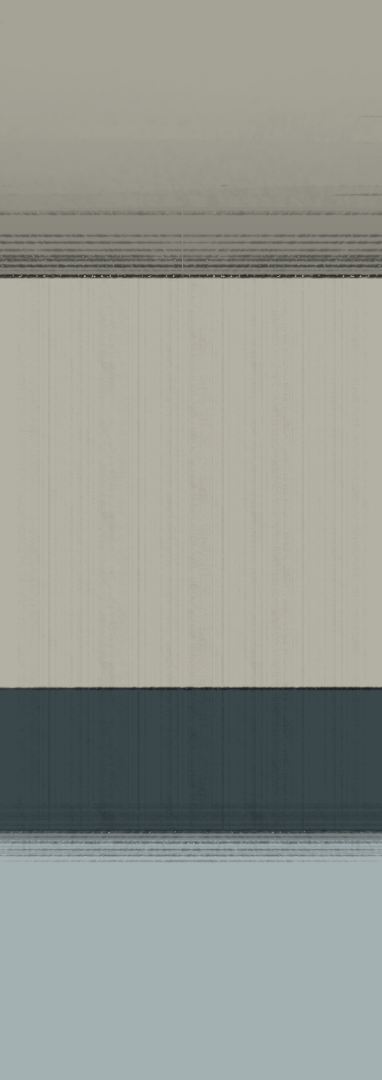
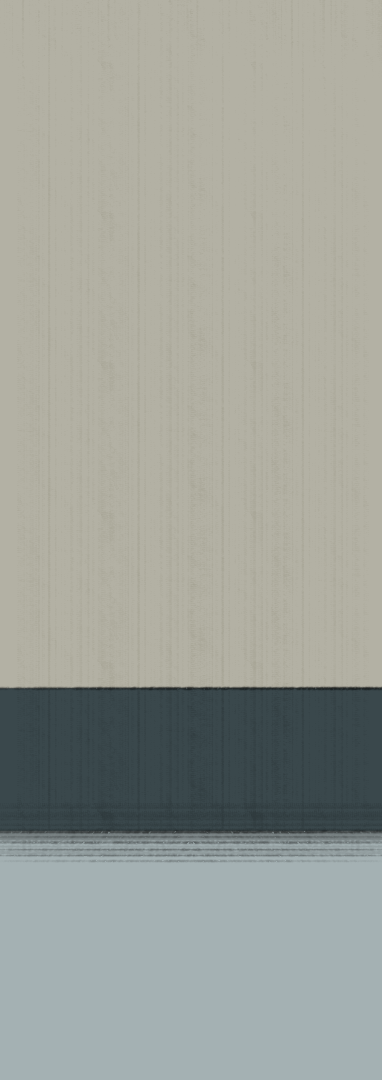
Layer changes from the first 382x1080 image to the second:
hid group "组 1" (4 layers) over [0,0,382,279]
